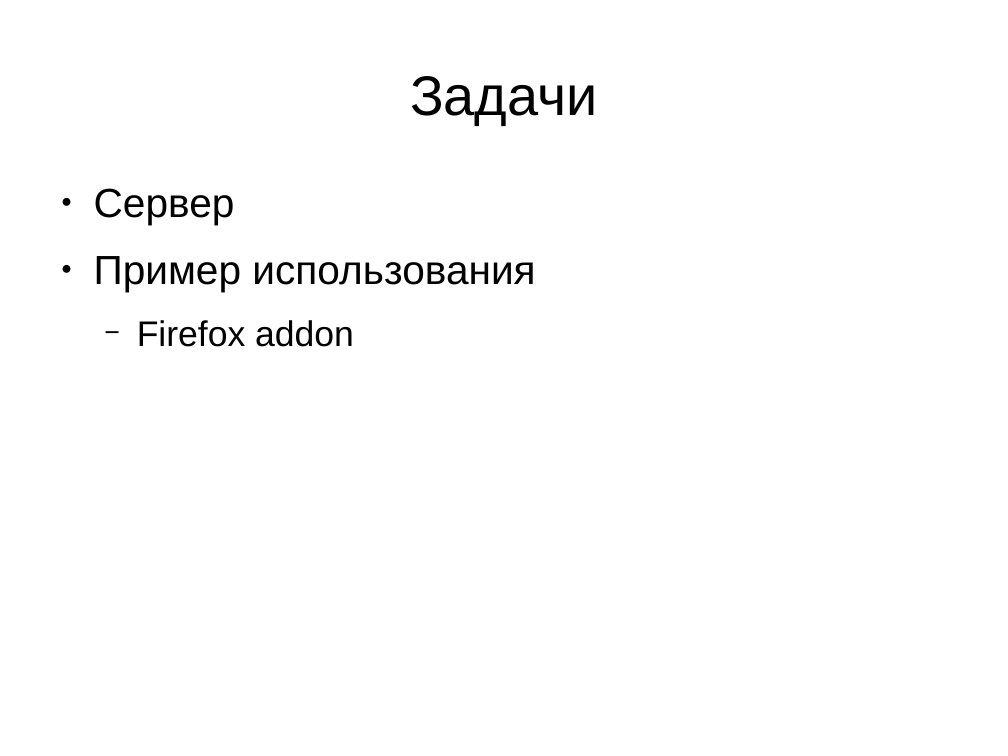
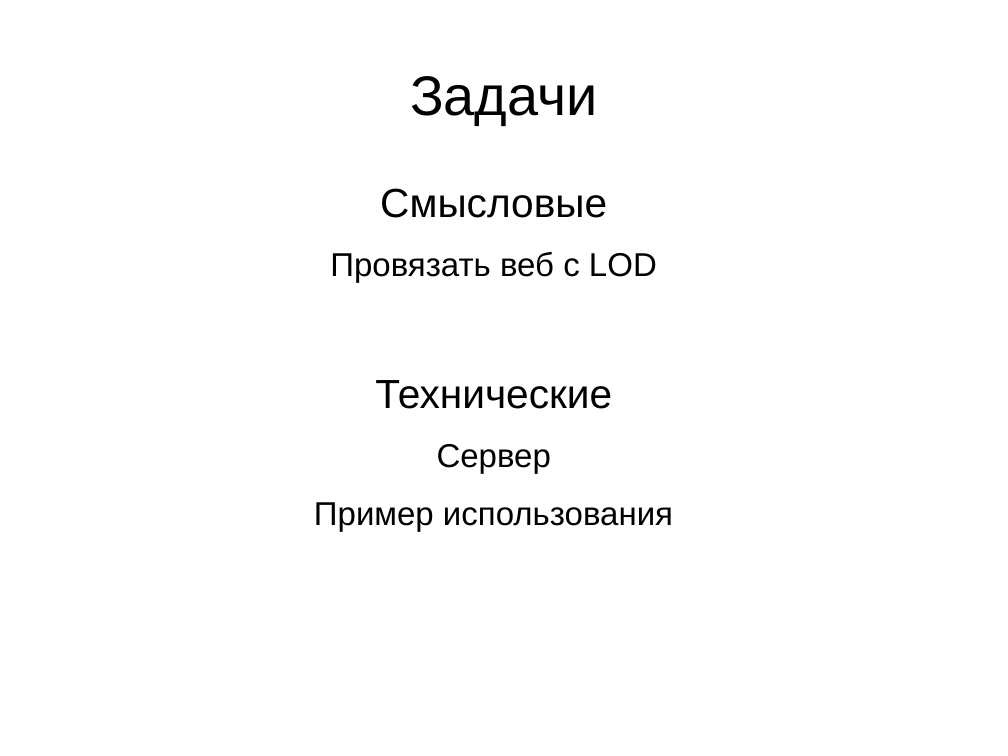
Before and after one commit to TheBits/hackathon-addon, a slide deck: slide 3 of impress/imperss.odp. Drawn at 1008x756 pixels with LibreOffice and Linux fonts; fonts in the diff are those of the drawing. Boxes give left, top, right and bottom in pixels: in the first picture for what was removed or moved away, otherwise in the second. Text is boxed around its words. In the diff, an @@ line names an element or a change of style, - is before the commit and + after.

```diff
--- a/impress/imperss.odp
+++ b/impress/imperss.odp
@@ text at (330,188,657,409): paragraphs added @@
+Смысловые
+Провязать веб с LOD
+Технические
@@ text at (137,320,354,347): paragraph removed @@
-  − Firefox addon
@@ text at (314,444,673,532): size 32 to 26 pt in "Сервер", "Пример использования"; alignment left to centre; bullet ● to none @@
```
Also in this commit, not shown: 3 slides added.
